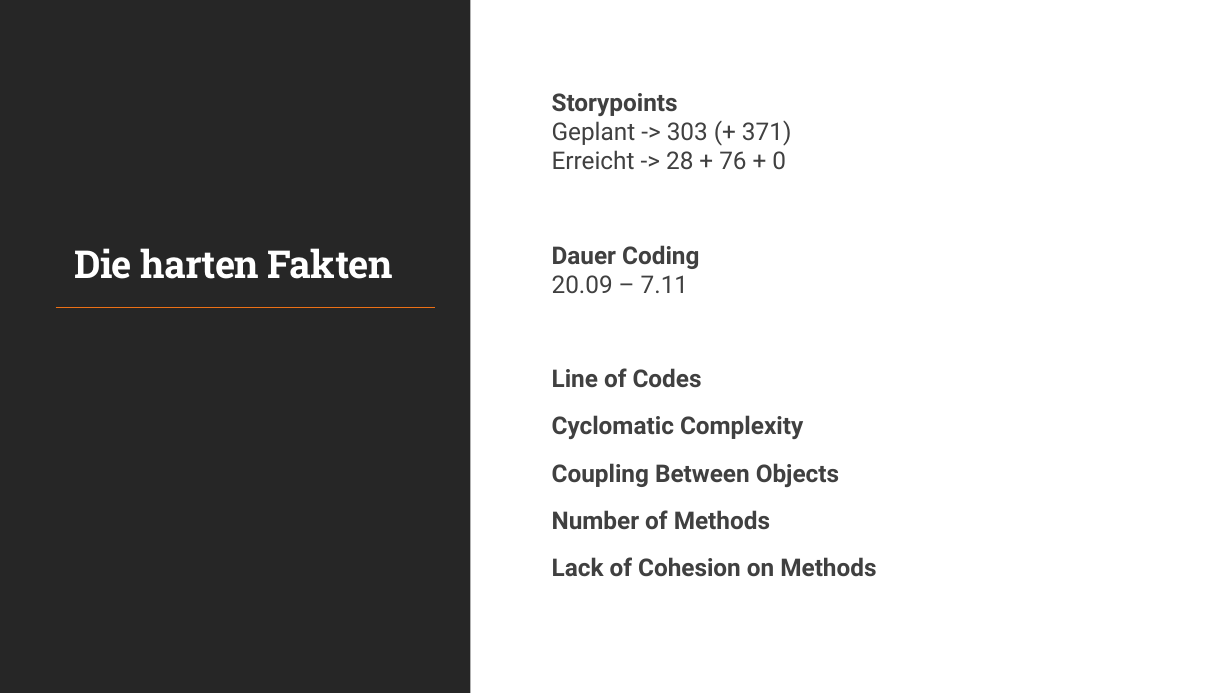
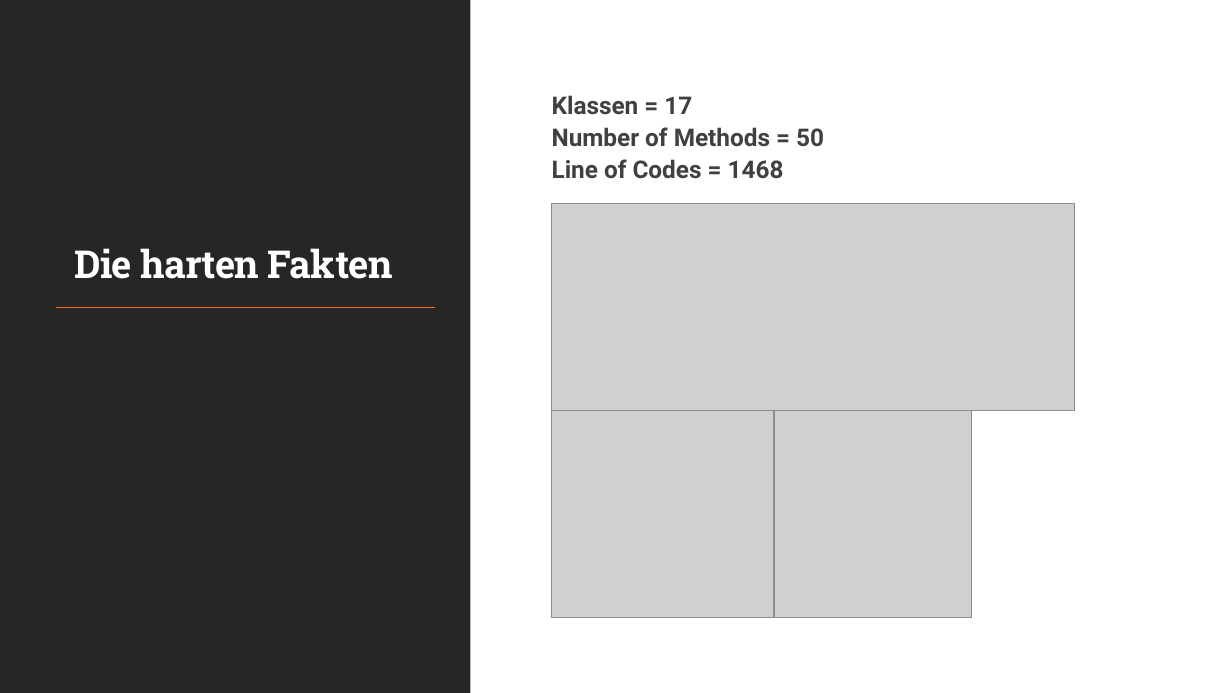
Before and after one commit to flyingcodeman/TM22_SoftwareEngineering_Gruppe2, a slide deck: slide 10 of Finale_Abgabe/Schiffe_versenken.pptx. Drawn at 1232x693 pixels with LibreOffice and Linux fonts; fonts in the diff are those of the drawing; grey boxes stand for pictures. Boxes give left, top, right and bottom in pixels: in the first picture for what was removed or moved away, otherwise in the second. Text is boxed around its words. In the diff, an @@ line names an element or a change of style, - is before the commit and + after.

```diff
--- a/Finale_Abgabe/Schiffe_versenken.pptx
+++ b/Finale_Abgabe/Schiffe_versenken.pptx
@@ text at <box>552,95,824,179</box>: text changed @@
-Storypoints
-Geplant -> 303 (+ 371)
-Erreicht -> 28 + 76 + 0
-Dauer Coding
-20.09 – 7.11
-Line of Codes
-Cyclomatic Complexity
-Coupling Between Objects
-Number of Methods
-Lack of Cohesion on Methods
+Klassen = 17
+Number of Methods = 50
+Line of Codes = 1468
@@ picture added at <box>552,203,1075,410</box> @@
@@ picture added at <box>552,410,774,617</box> @@
@@ picture added at <box>775,410,971,617</box> @@
```
Also in this commit, not shown: 3 other files.
